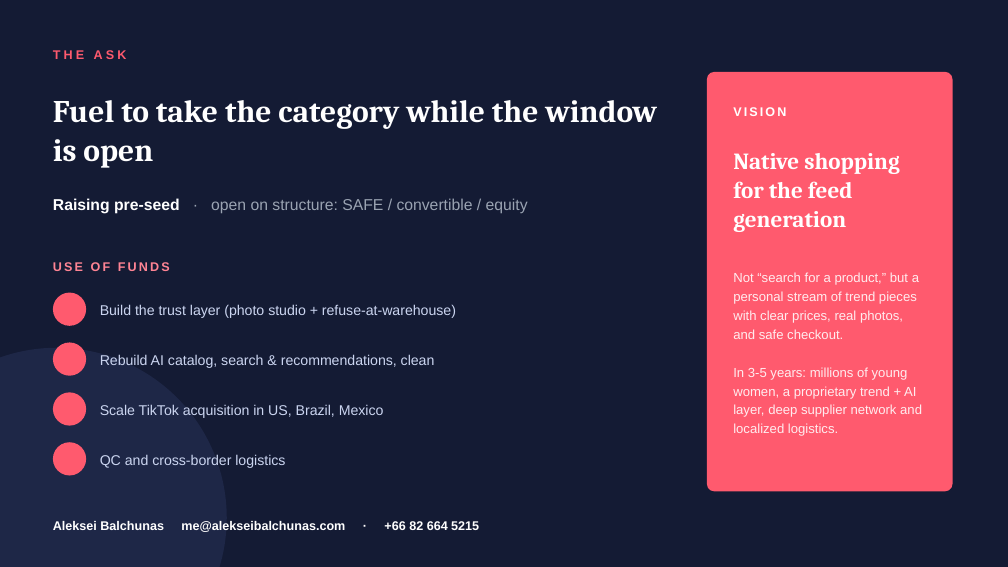
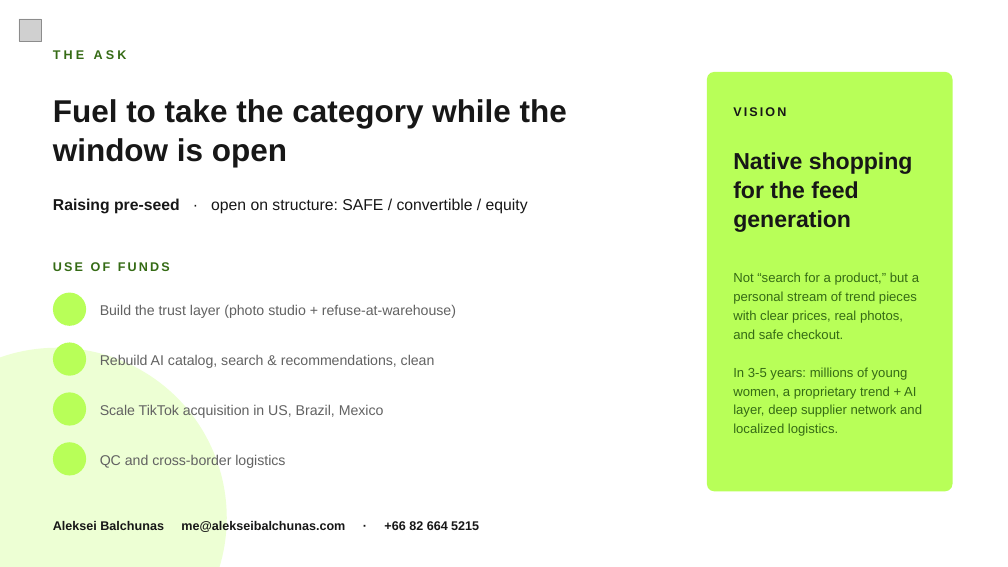
Before and after one commit to bleshik/alekseibalchunas, a slide deck: slide 12 of pitch/supercheap.market.pptx. Drawn at 1008x567 pixels with LibreOffice and Linux fonts; fonts in the diff are those of the drawing; grey boxes stand for pictures; background and template pictures are left out. Boxes give left, top, right and bottom in pixels: in the first picture for what was removed or moved away, otherwise in the second. Text is boxed around its words. In the diff, an @@ line names an element or a change of style, - is before the commit and + after.

Commit message:
Align SuperCheap pitch deck with product brand

```diff
--- a/pitch/supercheap.market.pptx
+++ b/pitch/supercheap.market.pptx
@@ background #141B34 to #FFFFFF @@
@@ picture added at (x1=19, y1=19, x2=41, y2=41) @@
@@ text "THE ASK" at (x1=53, y1=50, x2=127, y2=59): text colour #FF5A6E to #356B15 @@
@@ text "Fuel to take the category ..." at (x1=53, y1=99, x2=567, y2=167): font Cambria to Arial, text colour #FFFFFF to #171717 @@
@@ fill #FF5A6E to #B8FF58 in 5 elements at (x1=53, y1=293, x2=86, y2=326), (x1=53, y1=343, x2=86, y2=376), (x1=53, y1=392, x2=86, y2=426), (x1=53, y1=442, x2=86, y2=476), (x1=707, y1=72, x2=953, y2=492) @@
@@ text "VISION" at (x1=733, y1=107, x2=786, y2=116): text colour #FFFFFF to #171717 @@
@@ text "Native shopping for the feed ..." at (x1=733, y1=152, x2=913, y2=232): font Cambria to Arial, text colour #FFFFFF to #171717 @@
@@ text "Raising pre-seed · open on ..." at (x1=53, y1=198, x2=528, y2=214): text colour #FFFFFF to #171717 in "Raising pre-seed"; text colour #9AA3B2 to #171717 in "· open on structure: SAFE / convertible ..." @@
@@ text "Not “search for a product,” ..." at (x1=733, y1=272, x2=922, y2=436): text colour #FFECEF to #356B15 @@
@@ text "USE OF FUNDS" at (x1=53, y1=262, x2=170, y2=271): text colour #FF8494 to #356B15 @@
@@ ellipse at (x1=0, y1=348, x2=227, y2=567): fill #1E2747 to #EDFFD4 @@
@@ text colour #CBD5F0 to #626262 in 4 elements at (x1=100, y1=304, x2=456, y2=318), (x1=100, y1=354, x2=435, y2=369), (x1=100, y1=404, x2=384, y2=419), (x1=100, y1=453, x2=285, y2=468) @@
@@ text "Aleksei Balchunas me@alekseibalchunas.com · +66 ..." at (x1=53, y1=520, x2=479, y2=533): text colour #FFFFFF to #171717 @@
```
Also in this commit, not shown: 11 other slides changed, 1 other file.
